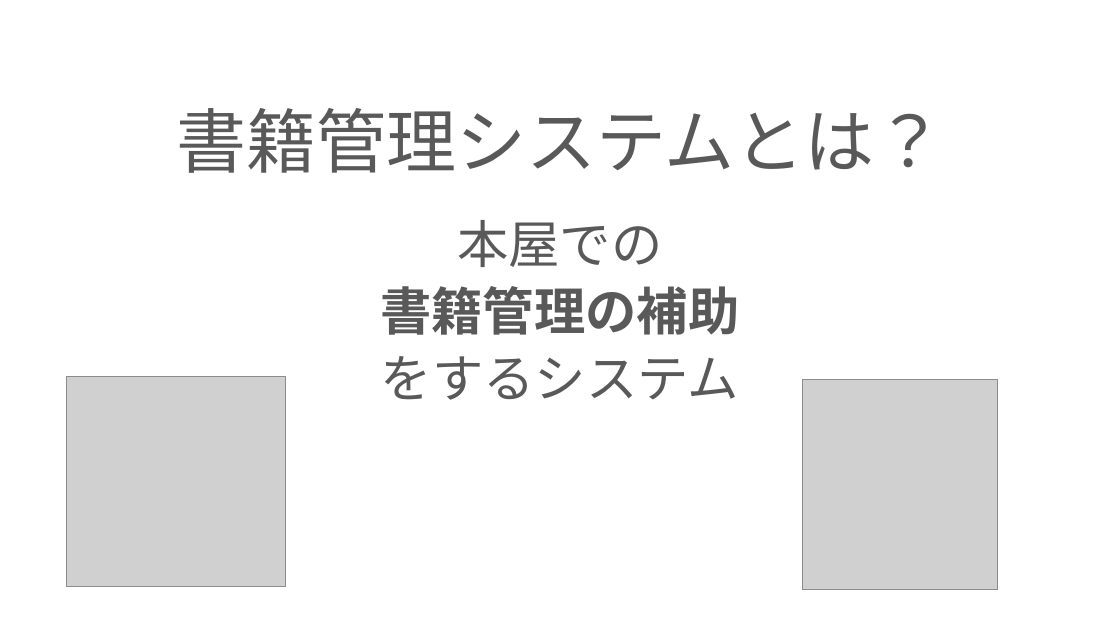
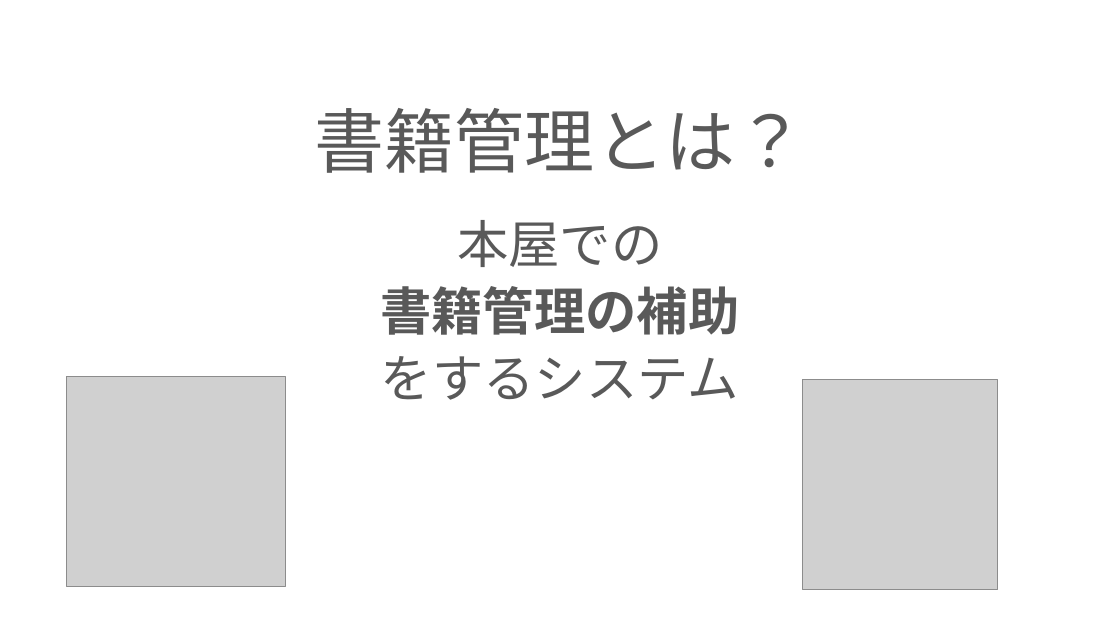
Before and after one commit to ivy239007/PG-, a slide deck: slide 5 of プレゼン資料.pptx (slide 2 before the commit). Drawn at 1120x630 pixels with LibreOffice and Linux fonts; fonts in the diff are those of the drawing; grey boxes stand for pictures; background and template pictures are left out. Boxes give left, top, right and bottom in pixels: in the first picture for what was removed or moved away, otherwise in the second. Text is boxed around its words. In the diff, an @@ line names an element or a change of style, - is before the commit and + after.

```diff
--- a/プレゼン資料.pptx
+++ b/プレゼン資料.pptx
@@ title at (315,108,805,173): text changed @@
-書籍管理システムとは？
+書籍管理とは？
```
Also in this commit, not shown: 5 other slides changed, 1 slide added, 1 other file.
